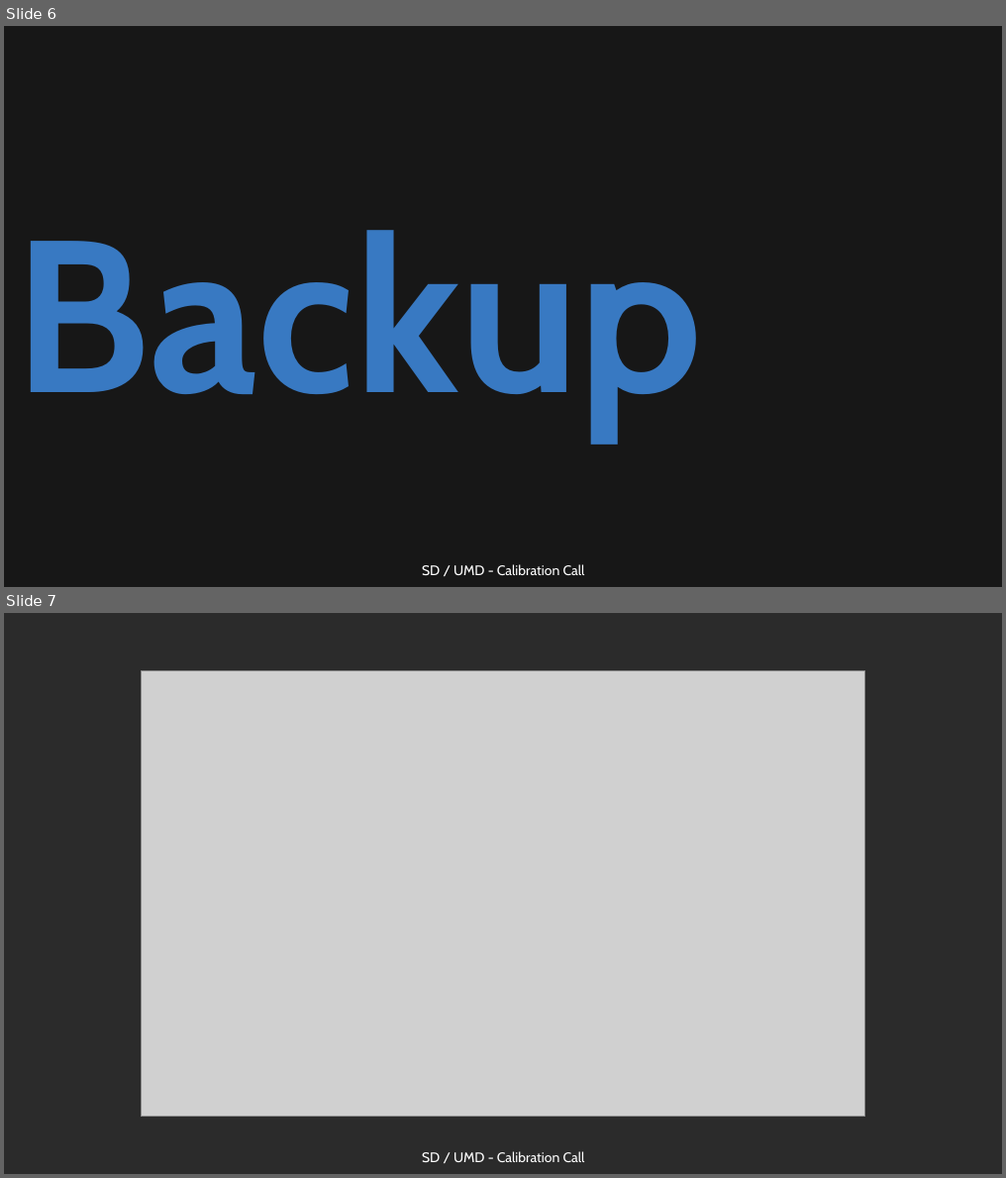
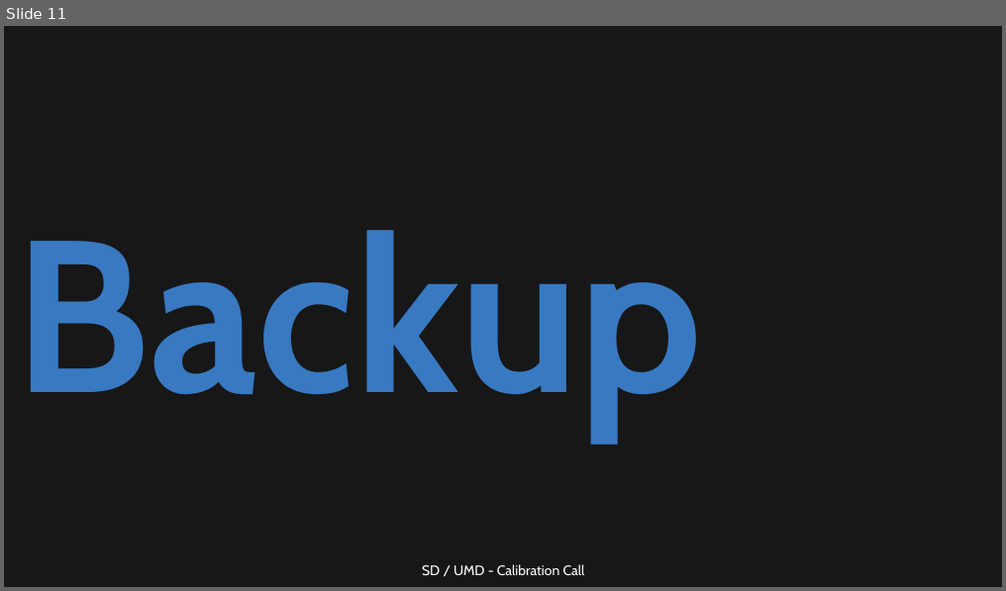
Before and after one commit to Quizznor/phd-thesis, a slide deck: Outreach/sd_calibration/sd_calib_2024_09_26/sd_calib_2024_09_26_filip.odp. Shown one above the other, each under a label of ours: slides 6 and 7 before the commit, slide 11 after it. The pictures are 1006x1178 and 1006x591 pixels, drawn with LibreOffice and Linux fonts; fonts in the diff are those of the drawing; grey boxes stand for pictures; background and template pictures are left out; a plain dark background stands for a picture behind light text. Boxes give left, top, right and bottom in pixels: in the first picture for what was removed or moved away, otherwise in the second. Text is boxed around its words. In the diff, an @@ line names an element or a change of style, - is before the commit and + after.

Commit message:
more work on sd calib presentation

```diff
--- a/Outreach/sd_calibration/sd_calib_2024_09_26/sd_calib_2024_09_26_filip.odp
+++ b/Outreach/sd_calibration/sd_calib_2024_09_26/sd_calib_2024_09_26_filip.odp
@@ slide 7 removed at (4,613,1002,1174), background picture (left out) @@
@@ picture removed at (141,671,865,1117) @@
@@ text removed at (422,1152,585,1162) @@
-SD / UMD - Calibration Call
@@ what was slide 6 is now slide 11 @@
```
Also in this commit, not shown: 4 slides changed, 10 slides added, 13 other files.
